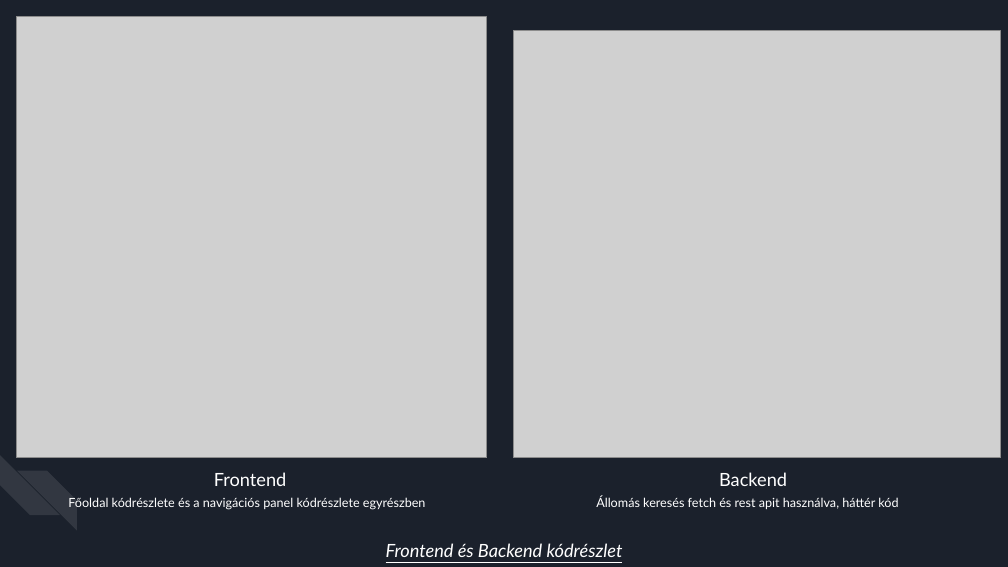
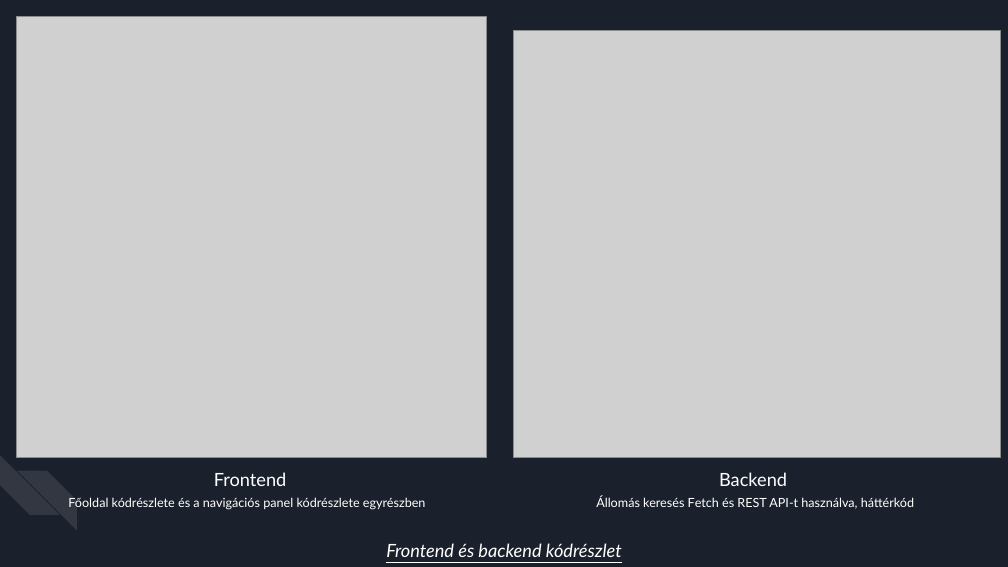
Before and after one commit to BenjaminStonawski/hovatovabb, a slide deck: slide 9 of prezi/hovatovabb.pptx (slide 7 before the commit). Drawn at 1008x567 pixels with LibreOffice and Linux fonts; fonts in the diff are those of the drawing; grey boxes stand for pictures. Boxes give left, top, right and bottom in pixels: in the first picture for what was removed or moved away, otherwise in the second. Text is boxed around its words. In the diff, an @@ line names an element or a change of style, - is before the commit and + after.

```diff
--- a/prezi/hovatovabb.pptx
+++ b/prezi/hovatovabb.pptx
@@ text at <box>596,496,914,509</box>: text changed @@
-Állomás keresés fetch és rest apit használva, háttér kód
+Állomás keresés Fetch és REST API-t használva, háttérkód
@@ text at <box>386,543,622,557</box>: text changed @@
-Frontend és Backend kódrészlet
+Frontend és backend kódrészlet
```
Also in this commit, not shown: 2 other slides changed, 3 slides added, 1 slide removed.
